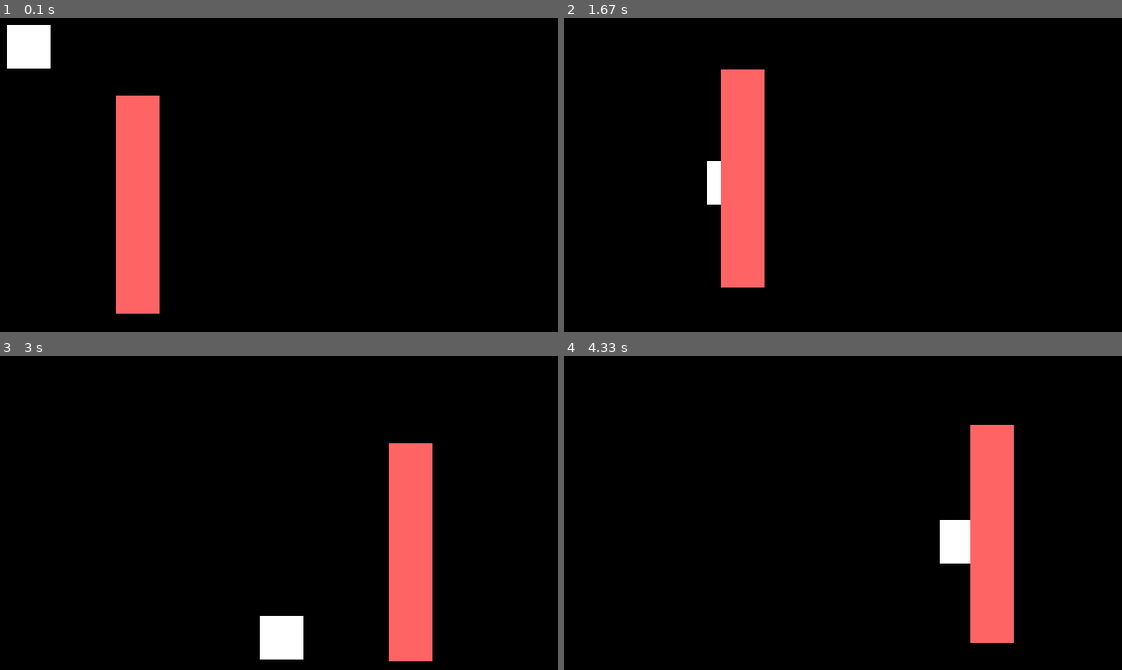
Above: before the commit, frames 1-4 (two rows, left to right).
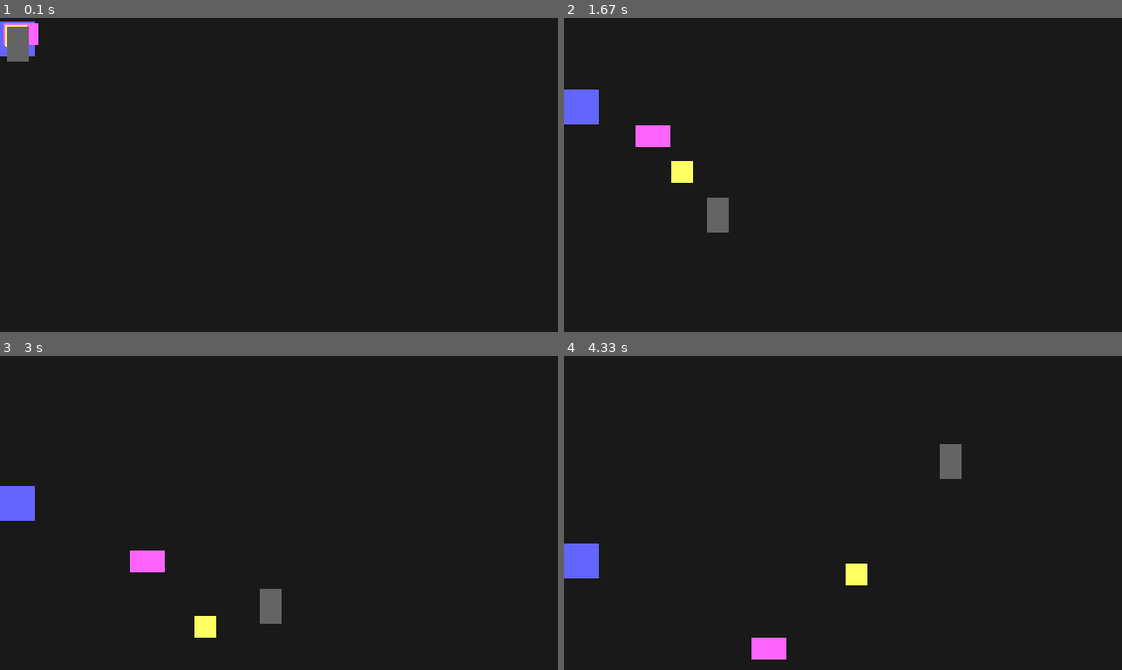
Above: after the commit, the same moments.

Repository: mateocdev/pygame-test-blocks
Game: pygame game, started from main.py
Same seed, same stepped clock (60 frames per second), same inputs: the game is played once before the commit and once after it.
Inputs:
- Up to frame 1 (0.1 s): no input
- Up to frame 2 (1.67 s): no input
- Up to frame 3 (3 s): no input
- Up to frame 4 (4.33 s): no input

The runs differ from the first frame. In frame 1, 100% of the frame differs, in the area x 0-100%, y 0-100%; in frame 2, 100%; in frame 3, 100%; in frame 4, 100%.

Commit message:
🚧[wip]enemyspawner working on progress

Diff:
--- /dev/null
+++ b/assets/cfg/enemies.json
@@ -0,0 +1,54 @@
+{
+    "TypeA": {
+        "size": {
+            "x": 40,
+            "y": 40
+        },
+        "color": {
+            "r": 100,
+            "g": 100,
+            "b": 255
+        },
+        "velocity_min": 25,
+        "velocity_max": 50
+    },
+    "TypeB": {
+        "size": {
+            "x": 40,
+            "y": 25
+        },
+        "color": {
+            "r": 255,
+            "g": 100,
+            "b": 255
+        },
+        "velocity_min": 50,
+        "velocity_max": 75
+    },
+    "TypeC": {
+        "size": {
+            "x": 25,
+            "y": 25
+        },
+        "color": {
+            "r": 255,
+            "g": 255,
+            "b": 100
+        },
+        "velocity_min": 75,
+        "velocity_max": 100
+    },
+    "TypeD": {
+        "size": {
+            "x": 25,
+            "y": 40
+        },
+        "color": {
+            "r": 100,
+            "g": 100,
+            "b": 100
+        },
+        "velocity_min": 100,
+        "velocity_max": 125
+    }
+}
--- /dev/null
+++ b/assets/cfg/level_01.json
@@ -0,0 +1,68 @@
+{
+    "enemy_spawn_events": [
+        {
+            "time": 3.0,
+            "enemy_type": "TypeA",
+            "position": {
+                "x": 50,
+                "y": 50
+            }
+        },
+        {
+            "time": 6.0,
+            "enemy_type": "TypeB",
+            "position": {
+                "x": 500,
+                "y": 200
+            }
+        },
+        {
+            "time": 9.0,
+            "enemy_type": "TypeC",
+            "position": {
+                "x": 200,
+                "y": 300
+            }
+        },
+        {
+            "time": 12.0,
+            "enemy_type": "TypeD",
+            "position": {
+                "x": 600,
+                "y": 50
+            }
+        },
+        {
+            "time": 14.0,
+            "enemy_type": "TypeA",
+            "position": {
+                "x": 90,
+                "y": 180
+            }
+        },
+        {
+            "time": 16.0,
+            "enemy_type": "TypeB",
+            "position": {
+                "x": 200,
+                "y": 200
+            }
+        },
+        {
+            "time": 18.0,
+            "enemy_type": "TypeC",
+            "position": {
+                "x": 240,
+                "y": 90
+            }
+        },
+        {
+            "time": 20.0,
+            "enemy_type": "TypeD",
+            "position": {
+                "x": 540,
+                "y": 260
+            }
+        }
+    ]
+}
--- a/assets/cfg/window.json
+++ b/assets/cfg/window.json
@@ -1,15 +1,13 @@
 {
-    "window": {
-        "title": "MISO - Introducción a videojuegos con ECS",
-        "size": {
-            "w": 640,
-            "h": 360
-        },
-        "bg_color": {
-            "r": 25,
-            "g": 25,
-            "b": 25
-        },
-        "framerate": 60
-    }
+    "title": "MISO - Introducción a videojuegos",
+    "size": {
+        "w": 640,
+        "h": 360
+    },
+    "bg_color": {
+        "r": 25,
+        "g": 25,
+        "b": 25
+    },
+    "framerate": 60
 }
--- /dev/null
+++ b/src/ecs/components/c_enemySpawner.py
@@ -0,0 +1,16 @@
+
+import pygame
+import json
+
+
+class SpawnEventData:
+    def __init__() -> None:
+        spawn = open("assets/cfg/level_01.json")
+        data_spawn = json.load(spawn)
+
+        return data_spawn
+
+
+class CEnemySpawner:
+    def __init__(self, spawn: SpawnEventData, type: any) -> None:
+        self.spawn = spawn
--- /dev/null
+++ b/src/ecs/systems/s_enemy_spawner.py
@@ -0,0 +1,2 @@
+import esper
+import pygame
--- a/src/engine/game_engine.py
+++ b/src/engine/game_engine.py
@@ -1,23 +1,48 @@
 import pygame
 import esper
+import json
 
 from src.ecs.systems.s_movement import system_movement
 from src.ecs.systems.s_rendering import system_rendering
 from src.ecs.systems.s_screen_bounce import system_screen_bounce
 from src.create.prefab_creator import create_square
 
+window = open("assets/cfg/window.json")
+data = json.load(window)
+
+"""Read the square data from the json file"""
+square = open("assets/cfg/enemies.json")
+data_square = json.load(square)
+
+
+"""Read the square level data from the json file"""
+square_level = open("assets/cfg/level_01.json")
+data_square_level = json.load(square_level)
+
+
+spawn = open("assets/cfg/level_01.json")
+data_spawn = json.load(spawn)
+for i in data_spawn["enemy_spawn_events"]:
+    print(i["enemy_type"])
+
 
 class GameEngine:
     def __init__(self) -> None:
         pygame.init()
+
+        title = data.get("title")
+        size = data.get("size")
+        framerate = data.get("framerate")
+
         """Create the game window and the clock"""
-        self.screen = pygame.display.set_mode((640, 360), pygame.SCALED)
-        pygame.display.set_caption("Game Engine")
+        self.screen = pygame.display.set_mode(
+            (size.get("w"), size.get("h")), pygame.SCALED)
+        pygame.display.set_caption(title)
 
         self.clock = pygame.time.Clock()
         self.is_running = False
         """Set framerate"""
-        self.framerate = 60
+        self.framerate = framerate
         """Set delta time"""
         self.delta_time = 0
 
@@ -34,10 +59,10 @@
         self._clean()
 
     def _create(self):
-        create_square(self.ecs_world, pygame.Vector2(50, 50),
-                      pygame.Vector2(0, 0), pygame.Vector2(100, 100), pygame.Color(255, 255, 255))
-        create_square(self.ecs_world, pygame.Vector2(50, 250),
-                      pygame.Vector2(150, 300), pygame.Vector2(-200, 300), pygame.Color(255, 100, 100))
+        for i in data_square:
+            create_square(self.ecs_world, pygame.Vector2(
+                data_square[i]["size"]["x"], data_square[i]["size"]["y"]), pygame.Vector2(0, 0), pygame.Vector2(data_square[i]["velocity_min"], data_square[i]["velocity_max"]), pygame.Color(
+                data_square[i]["color"]["r"], data_square[i]["color"]["g"], data_square[i]["color"]["b"]))
 
     def _calculate_time(self):
         """Calculate delta time"""
@@ -53,8 +78,10 @@
         system_screen_bounce(self.ecs_world, self.screen)
 
     def _draw(self):
+        background = data.get("bg_color")
         """Color the screen"""
-        self.screen.fill((0, 0, 0))
+        self.screen.fill(
+            (background.get("r"), background.get("g"), background.get("b")))
         system_rendering(self.ecs_world, self.screen)
 
         pygame.display.flip()
